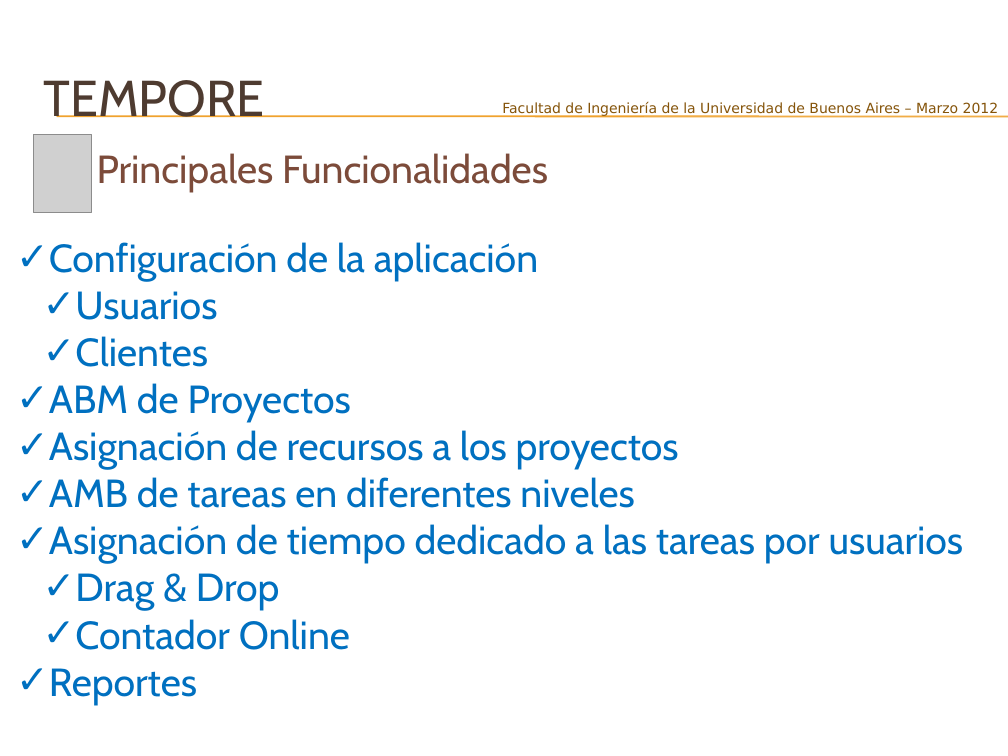
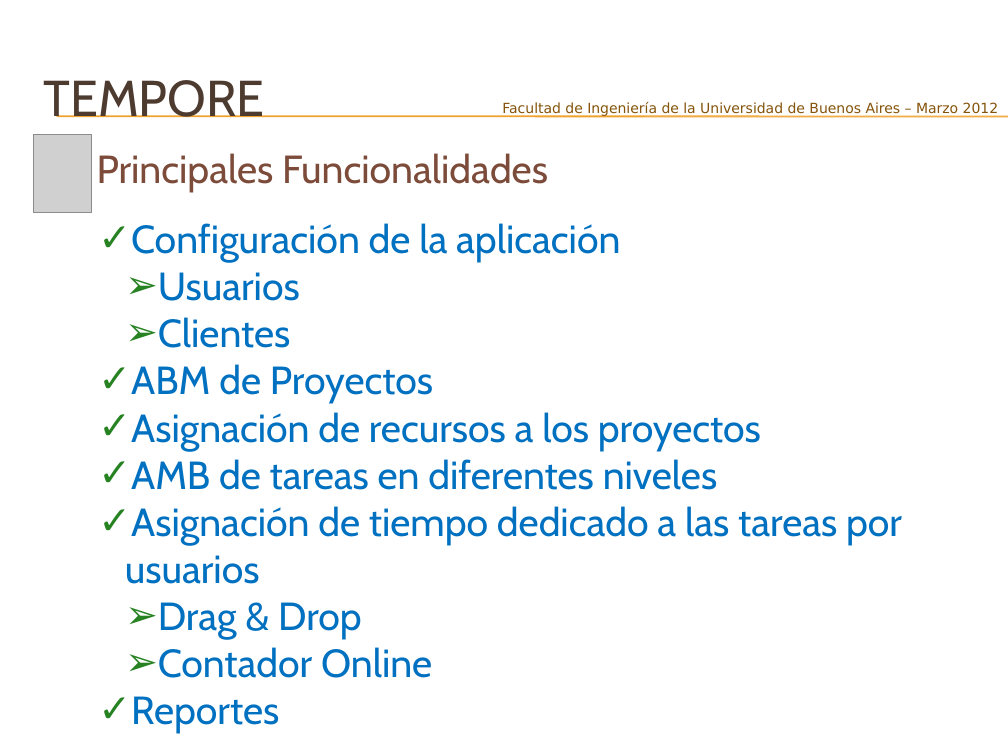
Before and after one commit to joshishimla99/tempore, a slide deck: slide 5 of docs/Presentacion Final/Tempore – Manejá tus tiempos-V2.pptx. Drawn at 1008x756 pixels with LibreOffice and Linux fonts; fonts in the diff are those of the drawing; grey boxes stand for pictures; background and template pictures are left out. Boxes give left, top, right and bottom in pixels: in the first picture for what was removed or moved away, otherwise in the second. Text is boxed around its words. In the diff, an @@ line names an element or a change of style, - is before the commit and + after.

```diff
--- a/docs/Presentacion Final/Tempore – Manejá tus tiempos-V2.pptx
+++ b/docs/Presentacion Final/Tempore – Manejá tus tiempos-V2.pptx
@@ text "Configuración de la aplicación": place and size @@
-text "Configuración de la aplicación" at (49,242,964,705)
+text "Configuración de la aplicación" at (125,223,902,734)
@@ text at (131,223,761,734): bullet ✓ to ➢ @@
@@ text at (125,506,902,584): text changed @@
-✓ Asignación de tiempo dedicado a las tareas por usuarios
+✓ Asignación de tiempo dedicado a las tareas por
+usuarios
```
Also in this commit, not shown: 9 other slides changed, 1 slide removed.
